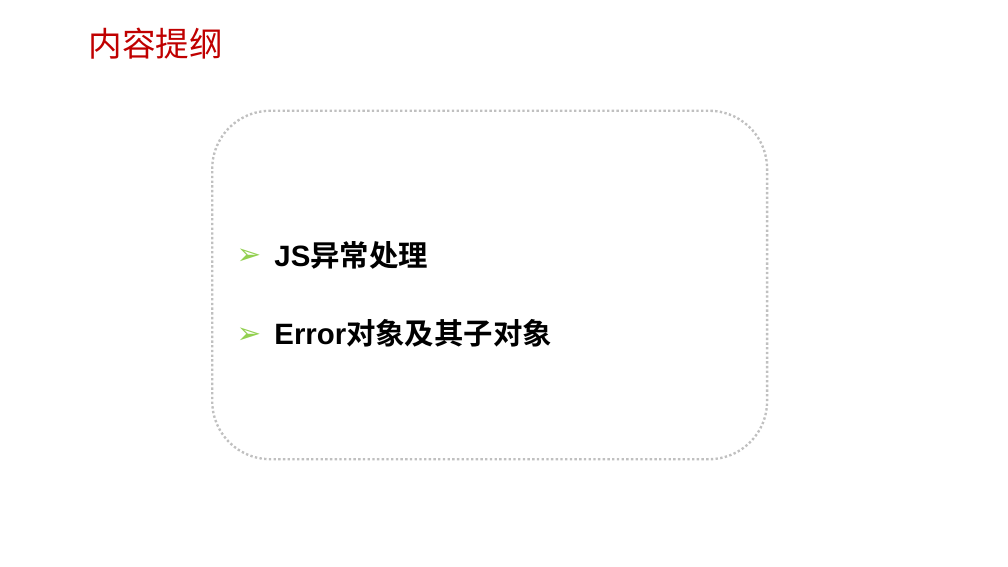
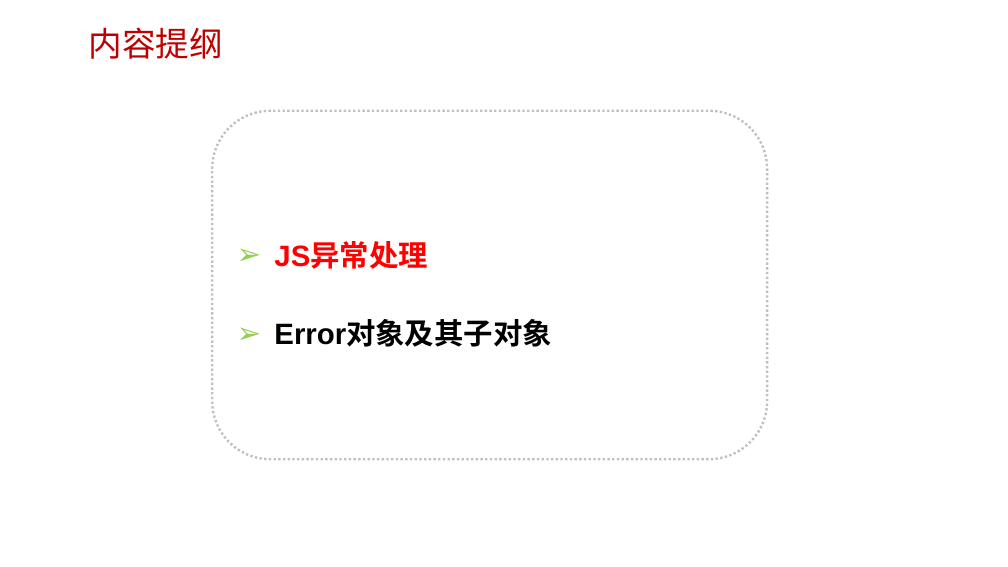
Before and after one commit to edu2act/course-javascript-advanced, a slide deck: slide 19 of 课程PPT/10.JavaScript标准内置对象-构造器（RegExp、Error）.pptx (slide 20 before the commit). Drawn at 1008x567 pixels with LibreOffice and Linux fonts; fonts in the diff are those of the drawing; background and template pictures are left out. Boxes give left, top, right and bottom in pixels: in the first picture for what was removed or moved away, otherwise in the second. Text is boxed around its words. In the diff, an @@ line names an element or a change of style, - is before the commit and + after.

```diff
--- a/课程PPT/10.JavaScript标准内置对象-构造器（RegExp、Error）.pptx
+++ b/课程PPT/10.JavaScript标准内置对象-构造器（RegExp、Error）.pptx
@@ text in rounded rectangle at <box>274,243,427,269</box>: text colour #000000 to #FF0000 in "JS异常处理" @@
```
Also in this commit, not shown: 5 other slides changed, 2 slides added, 2 slides removed, 16 other files.
